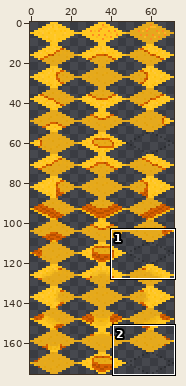
One commit to this sprite sheet: res/sk/neuromancer/Xune/img/tiles.png. The first picture is a wide view before the edit; the outline marks the close-up.
Close-up. Old version:
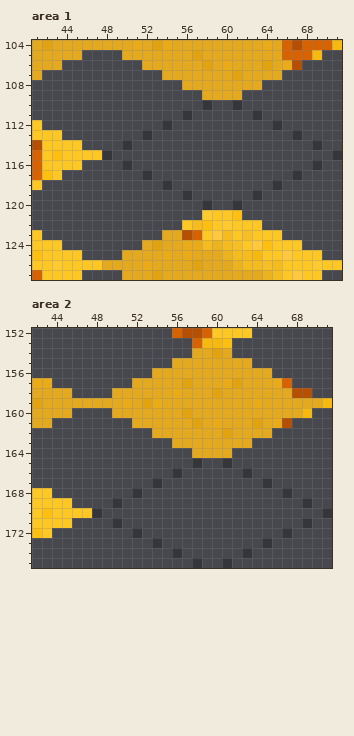
The file is 72x176 pixels. Pixels under 10% opacity are left out. Colours within 5 levels of each other are drawn and written as one. Shown: area 1: x 41..71, y 104..127; area 2: x 42..71, y 152..175.
After:
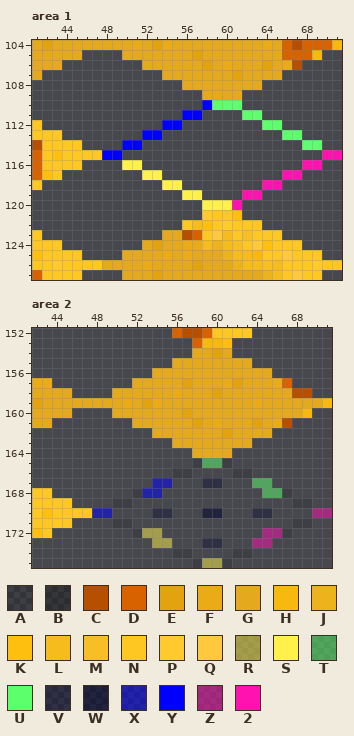
Palette (. is transparent): A #00000021  B #00000040  C #b74f00  D #d86100  E #e2a30f  F #eaab17  G #e5a91d  H #f7b90e  J #edb31d  K #ffbf0f  L #f6bc1d  M #f7bf25  N #ffc721  P #ffca2d  Q #ffc83d  R #fff04a82  S #fff04a  T #5cff6c82  U #5cff6c  V #00002c55  W #00002c82  X #0000ff82  Y #0000ff  Z #ff12b082  2 #ff12b0
Changes in this commit:
{"where": "area 1"}
{"y":110,"x":58,"old":"B..B","new":"YUUU"}
{"y":111,"x":56,"old":"B.","new":"YY"}
{"y":111,"x":62,"old":".B","new":"UU"}
{"y":112,"x":54,"old":"B.","new":"YY"}
{"y":112,"x":64,"old":".B","new":"UU"}
{"y":113,"x":52,"old":"B.","new":"YY"}
{"y":113,"x":66,"old":".B","new":"UU"}
{"y":114,"x":50,"old":"B.","new":"YY"}
{"y":114,"x":68,"old":".B","new":"UU"}
{"y":115,"x":48,"old":"B.","new":"YY"}
{"y":115,"x":70,"old":".B","new":"22"}
{"y":116,"x":50,"old":"B.","new":"SS"}
{"y":116,"x":68,"old":".B","new":"22"}
{"y":117,"x":52,"old":"B.","new":"SS"}
{"y":117,"x":66,"old":".B","new":"22"}
{"y":118,"x":54,"old":"B.","new":"SS"}
{"y":118,"x":64,"old":".B","new":"22"}
{"y":119,"x":56,"old":"B.","new":"SS"}
{"y":119,"x":62,"old":".B","new":"22"}
{"y":120,"x":58,"old":"B..B","new":"SSS2"}
{"where": "area 2"}
{"y":165,"x":58,"old":"B..B","new":"ATTA"}
{"y":166,"x":56,"old":"B.","new":"AA"}
{"y":166,"x":62,"old":".B","new":"AA"}
{"y":167,"x":54,"old":"B.","new":"XX"}
{"y":167,"x":59,"old":"..","new":"VV"}
{"y":167,"x":64,"old":".B","new":"TT"}
{"y":168,"x":52,"old":"B..","new":"AXX"}
{"y":168,"x":65,"old":"..B","new":"TTA"}
{"y":169,"x":50,"old":"B.","new":"AA"}
{"y":169,"x":68,"old":".B","new":"AA"}
{"y":170,"x":48,"old":"B.","new":"XX"}
{"y":170,"x":54,"old":"..","new":"VV"}
{"y":170,"x":59,"old":"..","new":"WW"}
{"y":170,"x":64,"old":"..","new":"VV"}
{"y":170,"x":70,"old":".B","new":"ZZ"}
{"y":171,"x":50,"old":"B.","new":"AA"}
{"y":171,"x":68,"old":".B","new":"AA"}
{"y":172,"x":52,"old":"B..","new":"ARR"}
{"y":172,"x":65,"old":"..B","new":"ZZA"}
{"y":173,"x":54,"old":"B.","new":"RR"}
{"y":173,"x":59,"old":"..","new":"VV"}
{"y":173,"x":64,"old":".B","new":"ZZ"}
{"y":174,"x":56,"old":"B.","new":"AA"}
{"y":174,"x":62,"old":".B","new":"AA"}
{"y":175,"x":58,"old":"B..B","new":"ARRA"}
{"label":"changed","picture_box":[102,100,342,210]}
{"label":"changed","picture_box":[92,458,332,568]}
